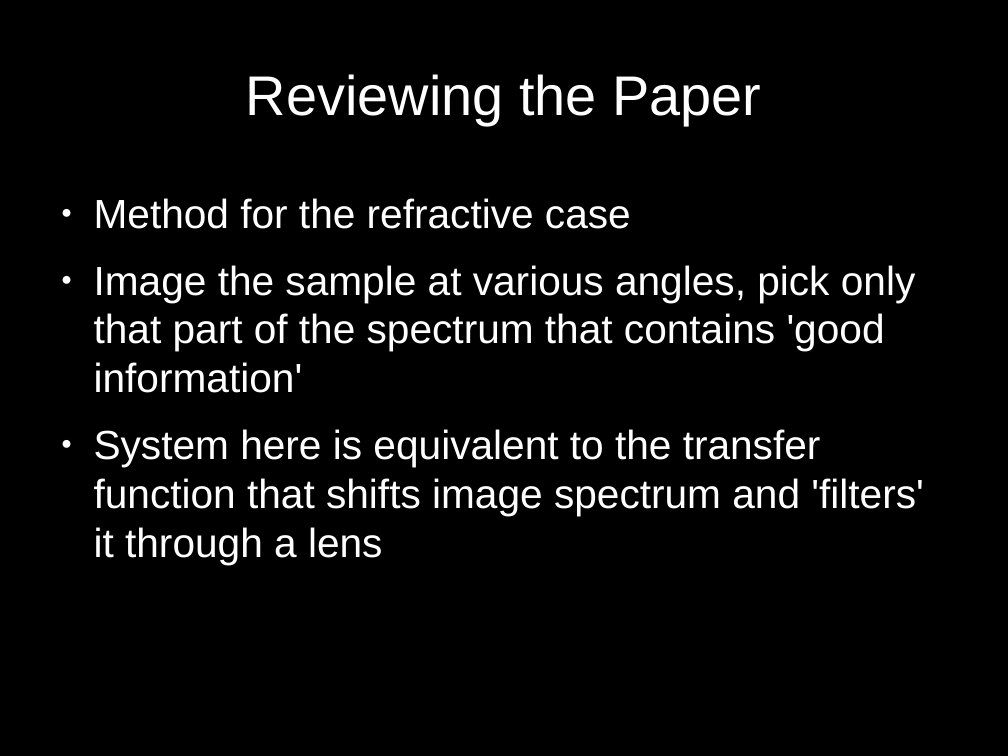
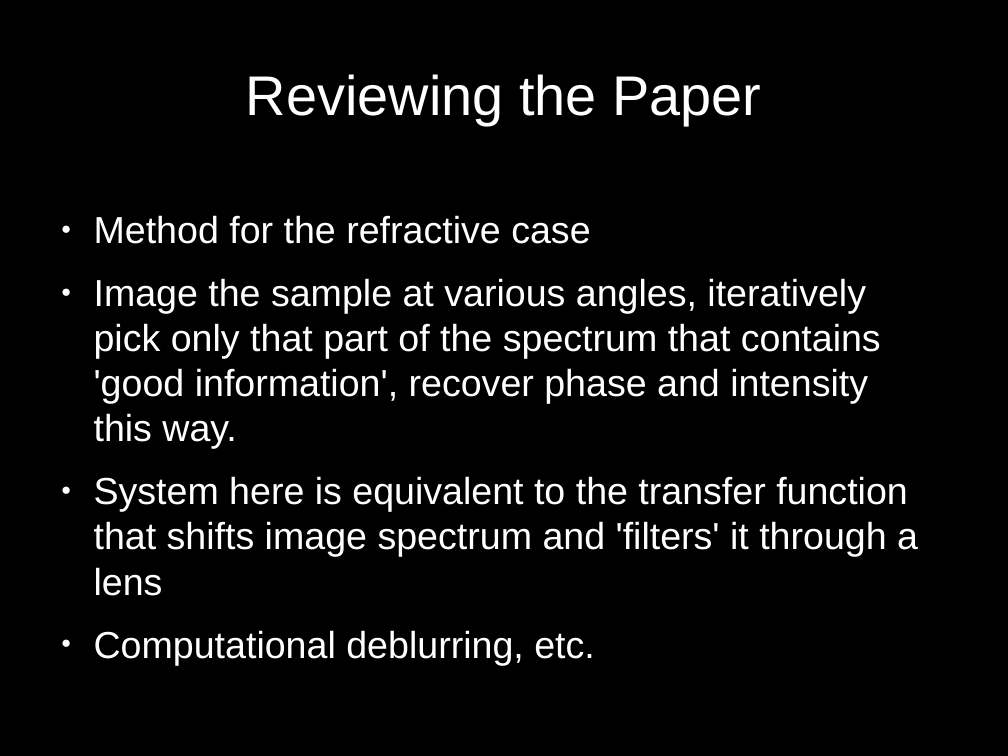
Before and after one commit to alankarkotwal/lvp-imaging, a slide deck: slide 3 of design/1 Approach.odp. Drawn at 1008x756 pixels with LibreOffice and Linux fonts; fonts in the diff are those of the drawing. Boxes give left, top, right and bottom in pixels: in the first picture for what was removed or moved away, otherwise in the second. Text is boxed around its words. In the diff, an @@ line names an element or a change of style, - is before the commit and + after.

```diff
--- a/design/1 Approach.odp
+++ b/design/1 Approach.odp
@@ text at <box>94,215,918,596</box>: paragraph added @@
+● Computational deblurring, etc.
@@ text "Method for the refractive case": place and size @@
-text "Method for the refractive case" at <box>94,198,923,564</box>
+text "Method for the refractive case" at <box>94,215,918,596</box>
@@ text at <box>94,215,918,596</box>: size 32 to 29.6 pt in "Method for the refractive case", "System here is equivalent to the transfer ..." @@
@@ text at <box>94,278,881,449</box>: text changed; size 32 to 29.6 pt @@
-● Image the sample at various angles, pick only that part of the spectrum that contains 'good information'
+● Image the sample at various angles, iteratively pick only that part of the spectrum that contains 'good information', recover phase and intensity this way.
```
Also in this commit, not shown: 2 other slides changed, 3 other files.
